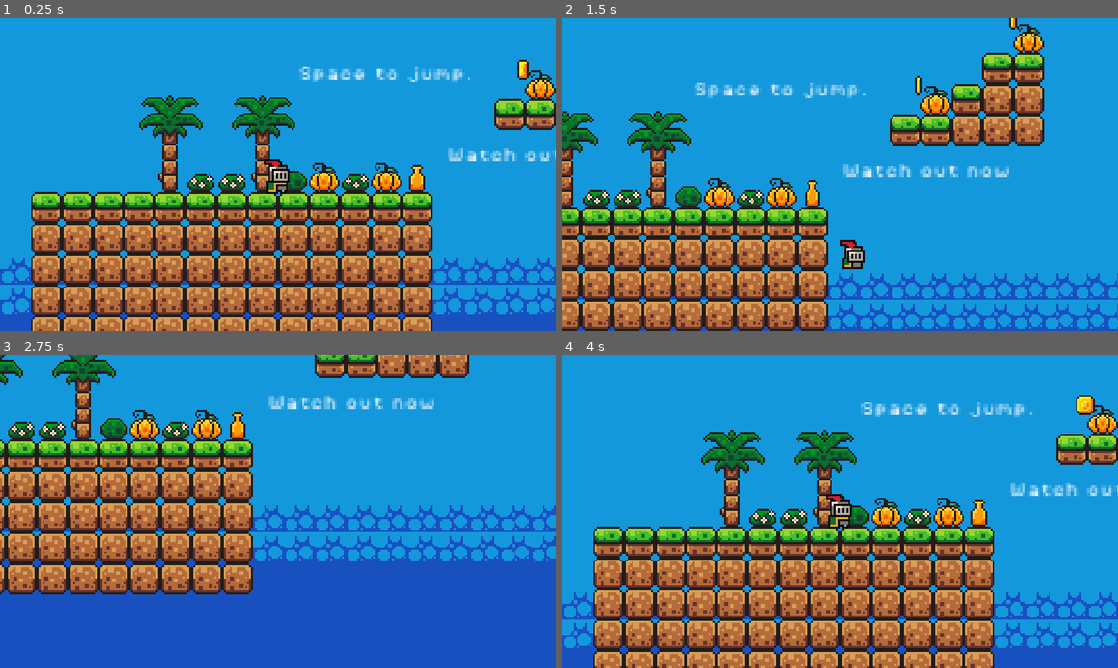
Above: before the commit, frames 1-4 (two rows, left to right).
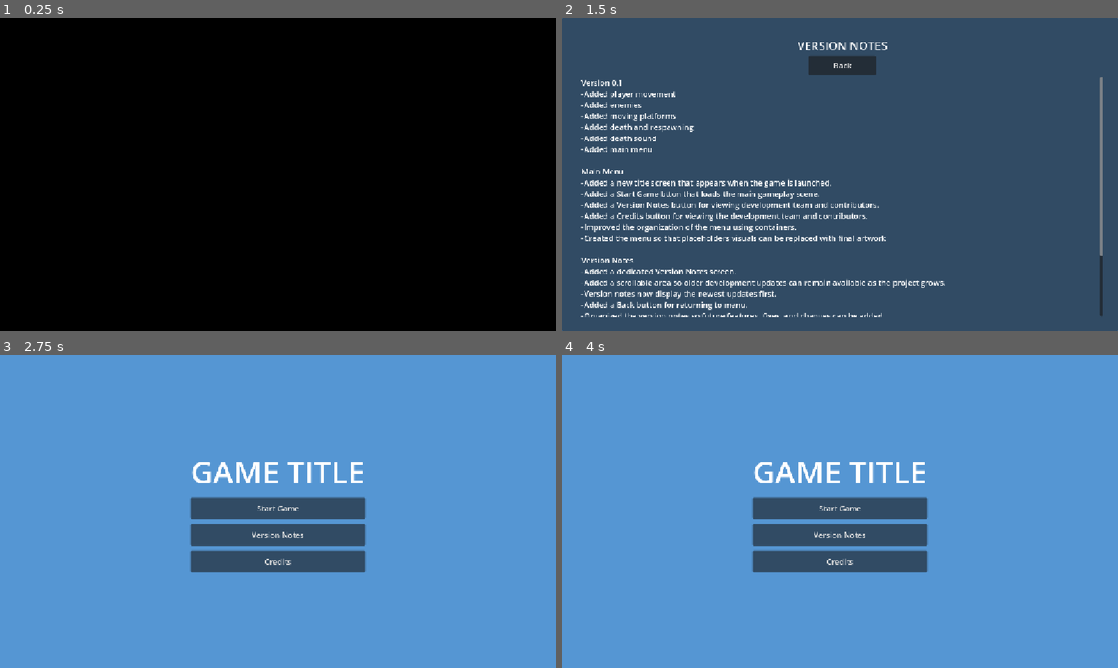
Above: after the commit, the same moments.

Repository: jrhagerty/first-game
Game: Godot game, scene res://scenes/splash_screen.tscn
Same seed, same stepped clock (60 frames per second), same inputs: the game is played once before the commit and once after it. Before the commit the project starts from res://scenes/game.tscn. Video files are missing from this copy of the repository; at most half a second of black plays in their place.
Inputs (mouse positions are in pixels of both pictures, inside the frame that each line leads up to):
- Up to frame 1 (0.25 s): no input
- Up to frame 2 (1.5 s): move the mouse to (962, 158) at 0.52 s; hold D (move_right) 0.53-1.25 s; tap Space (Jump) at 0.77 s; click (840, 196) at 1.25 s, where only the run after the commit has a clickable "Version Notes"
- Up to frame 3 (2.75 s): click (278, 401) at 2 s, where only the run after the commit has a clickable "Back"
- Up to frame 4 (4 s): click (840, 561) at 2.75 s, where only the run after the commit has a clickable "Credits"; click (840, 383) at 3.5 s, where only the run after the commit has a clickable "Back"

The runs differ from the first frame. In frame 1, 100% of the frame differs, in the area x 0-100%, y 0-100%; in frame 2, 100%; in frame 3, 100%; in frame 4, 100%.

Commit message:
Add main menu, credits, version notes, and UI sounds

Diff:
--- a/default_bus_layout.tres
+++ b/default_bus_layout.tres
@@ -5,11 +5,11 @@
 bus/1/solo = false
 bus/1/mute = false
 bus/1/bypass_fx = false
-bus/1/volume_db = -11.951987
+bus/1/volume_db = -33.332684
 bus/1/send = &"Master"
 bus/2/name = &"SFX"
 bus/2/solo = false
 bus/2/mute = false
 bus/2/bypass_fx = false
-bus/2/volume_db = 0.0
+bus/2/volume_db = -11.305782
 bus/2/send = &"Master"
--- a/project.godot
+++ b/project.godot
@@ -11,7 +11,7 @@
 [application]
 
 config/name="First Game"
-run/main_scene="uid://c66f2tiagg1sr"
+run/main_scene="uid://bh2ogfloaj5pw"
 config/features=PackedStringArray("4.7", "Forward Plus")
 config/icon="res://icon.svg"
 
--- /dev/null
+++ b/scenes/main_menu.tscn
@@ -0,0 +1,241 @@
+[gd_scene format=3 uid="uid://cq4s2c577g325"]
+
+[ext_resource type="Script" uid="uid://bjxslt5t6t0x6" path="res://scripts/main_menu.gd" id="1_l6cm7"]
+[ext_resource type="AudioStream" uid="uid://dqwja0rwrwwl5" path="res://assets/sounds/hover.mp3" id="2_ekxnf"]
+[ext_resource type="AudioStream" uid="uid://bw8uohm51rwgg" path="res://assets/sounds/confirm.mp3" id="3_bqqt6"]
+[ext_resource type="AudioStream" uid="uid://coelgqd24hmiy" path="res://assets/sounds/backsound.mp3" id="4_wu84c"]
+[ext_resource type="AudioStream" uid="uid://bpoithyhqngpy" path="res://assets/sounds/Version notes and credits.mp3" id="5_8ln24"]
+
+[node name="MainMenu" type="Control" unique_id=815951428]
+layout_mode = 3
+anchors_preset = 15
+anchor_right = 1.0
+anchor_bottom = 1.0
+grow_horizontal = 2
+grow_vertical = 2
+script = ExtResource("1_l6cm7")
+
+[node name="Background" type="ColorRect" parent="." unique_id=1110487554]
+layout_mode = 1
+anchors_preset = 15
+anchor_right = 1.0
+anchor_bottom = 1.0
+grow_horizontal = 2
+grow_vertical = 2
+color = Color(0.33333334, 0.5882353, 0.827451, 1)
+
+[node name="MenuContainer" type="CenterContainer" parent="." unique_id=299753436]
+layout_mode = 1
+anchors_preset = 15
+anchor_right = 1.0
+anchor_bottom = 1.0
+grow_horizontal = 2
+grow_vertical = 2
+
+[node name="MenuBottons" type="VBoxContainer" parent="MenuContainer" unique_id=1060226590]
+layout_mode = 2
+theme_override_constants/separation = 10
+
+[node name="Title" type="Label" parent="MenuContainer/MenuBottons" unique_id=1629429013]
+layout_mode = 2
+theme_override_font_sizes/font_size = 64
+text = "GAME TITLE"
+
+[node name="StartGame" type="Button" parent="MenuContainer/MenuBottons" unique_id=1387456412]
+custom_minimum_size = Vector2(220, 45)
+layout_mode = 2
+text = "Start Game"
+
+[node name="VersionNotes" type="Button" parent="MenuContainer/MenuBottons" unique_id=1281390640]
+custom_minimum_size = Vector2(220, 45)
+layout_mode = 2
+text = "Version Notes"
+
+[node name="Credits" type="Button" parent="MenuContainer/MenuBottons" unique_id=193638486]
+custom_minimum_size = Vector2(220, 45)
+layout_mode = 2
+text = "Credits"
+
+[node name="VersionNotes" type="Panel" parent="." unique_id=2023763769]
+visible = false
+layout_mode = 1
+anchors_preset = 15
+anchor_right = 1.0
+anchor_bottom = 1.0
+grow_horizontal = 2
+grow_vertical = 2
+
+[node name="VersionMargins" type="MarginContainer" parent="VersionNotes" unique_id=6898606]
+layout_mode = 1
+anchors_preset = 15
+anchor_right = 1.0
+anchor_bottom = 1.0
+grow_horizontal = 2
+grow_vertical = 2
+theme_override_constants/margin_left = 40
+theme_override_constants/margin_top = 40
+theme_override_constants/margin_right = 30
+theme_override_constants/margin_bottom = 30
+
+[node name="VersionNotesContent" type="VBoxContainer" parent="VersionNotes/VersionMargins" unique_id=528214822]
+layout_mode = 2
+
+[node name="VersionTitle" type="Label" parent="VersionNotes/VersionMargins/VersionNotesContent" unique_id=1220811486]
+layout_mode = 2
+theme_override_font_sizes/font_size = 24
+text = "VERSION NOTES"
+horizontal_alignment = 1
+
+[node name="BackCenter" type="CenterContainer" parent="VersionNotes/VersionMargins/VersionNotesContent" unique_id=368602735]
+layout_mode = 2
+
+[node name="VersionBackButton" type="Button" parent="VersionNotes/VersionMargins/VersionNotesContent/BackCenter" unique_id=2021471174]
+custom_minimum_size = Vector2(140, 40)
+layout_mode = 2
+text = "Back"
+
+[node name="VersionScroll" type="ScrollContainer" parent="VersionNotes/VersionMargins/VersionNotesContent" unique_id=1835411152]
+layout_mode = 2
+size_flags_vertical = 3
+horizontal_scroll_mode = 0
+
+[node name="VersionText" type="RichTextLabel" parent="VersionNotes/VersionMargins/VersionNotesContent/VersionScroll" unique_id=1415664694]
+layout_mode = 2
+size_flags_horizontal = 3
+bbcode_enabled = true
+text = "Version 0.1
+-Added player movement
+-Added enemies
+-Added moving platforms
+-Added death and respawning
+-Added death sound
+-Added main menu
+
+Main Menu
+-Added a new title screen that appears when the game is launched.
+-Added a Start Game btton that loads the main gameplay scene.
+-Added a Version Notes button for viewing development team and contributors.
+-Added a Credits button for viewing the development team and contributors.
+-Improved the organization of the menu using containers.
+-Created the menu so that placeholders visuals can be replaced with final artwork
+
+Version Notes
+-Added a dedicated Version Notes screen.
+-Added a scrollable area so older development updates can remain available as the project grows.
+-Version notes now display the newest updates first.
+-Added a Back button for returning to menu.
+-Organized the version notes so future features, fixes, and changes can be added.
+
+Credits
+-Added a credits screen.
+-Added Vertically scrolling movie-style credits.
+-Added support for longer credit lists as more people contribute.
+-Added a fixed Back button that remains available.
+-The credits can be expanded later with roles, artwork, and other information"
+fit_content = true
+
+[node name="CreditsPanel" type="Panel" parent="." unique_id=1177646592]
+visible = false
+layout_mode = 1
+anchors_preset = 15
+anchor_right = 1.0
+anchor_bottom = 1.0
+grow_horizontal = 2
+grow_vertical = 2
+
+[node name="CreditMargins" type="MarginContainer" parent="CreditsPanel" unique_id=419900469]
+layout_mode = 1
+anchors_preset = 15
+anchor_right = 1.0
+anchor_bottom = 1.0
+grow_horizontal = 2
+grow_vertical = 2
+theme_override_constants/margin_left = 40
+theme_override_constants/margin_top = 40
+theme_override_constants/margin_right = 30
+theme_override_constants/margin_bottom = 30
+
+[node name="CreditsContent" type="VBoxContainer" parent="CreditsPanel/CreditMargins" unique_id=2131094663]
+layout_mode = 2
+
+[node name="BackCenter" type="CenterContainer" parent="CreditsPanel/CreditMargins/CreditsContent" unique_id=281052559]
+layout_mode = 2
+
+[node name="CreditBackButton" type="Button" parent="CreditsPanel/CreditMargins/CreditsContent/BackCenter" unique_id=1650287617]
+custom_minimum_size = Vector2(140, 40)
+layout_mode = 2
+text = "Back"
+
+[node name="CreditsScroll" type="ScrollContainer" parent="CreditsPanel/CreditMargins/CreditsContent" unique_id=1829453988]
+layout_mode = 2
+size_flags_vertical = 3
+horizontal_scroll_mode = 0
+
+[node name="ScrollMargin" type="MarginContainer" parent="CreditsPanel/CreditMargins/CreditsContent/CreditsScroll" unique_id=915740016]
+layout_mode = 2
+size_flags_horizontal = 3
+theme_override_constants/margin_left = 40
+theme_override_constants/margin_top = 40
+theme_override_constants/margin_right = 20
+theme_override_constants/margin_bottom = 20
+
+[node name="RichTextLabel" type="RichTextLabel" parent="CreditsPanel/CreditMargins/CreditsContent/CreditsScroll/ScrollMargin" unique_id=1446894559]
+layout_mode = 2
+text = "Credits
+
+Programming
+
+
+Jack Hagerty
+
+
+
+
+Art
+
+
+
+Artst
+
+
+
+
+
+Audi
+
+
+
+AUDIO
+
+SPECIAL THANKS
+
+WORCESTER POLYTECHNIC INSTITUTE
+
+THANK YOU FOR PLAYING"
+fit_content = true
+scroll_active = false
+
+[node name="Hover" type="AudioStreamPlayer" parent="." unique_id=1249968220]
+stream = ExtResource("2_ekxnf")
+bus = &"SFX"
+
+[node name="Click" type="AudioStreamPlayer" parent="." unique_id=1956319303]
+stream = ExtResource("3_bqqt6")
+bus = &"SFX"
+
+[node name="Back" type="AudioStreamPlayer" parent="." unique_id=1718285847]
+stream = ExtResource("4_wu84c")
+bus = &"SFX"
+
+[node name="Version and Credit" type="AudioStreamPlayer" parent="." unique_id=541498788]
+stream = ExtResource("5_8ln24")
+bus = &"SFX"
+
+[connection signal="mouse_entered" from="MenuContainer/MenuBottons/StartGame" to="." method="_on_start_game_mouse_entered"]
+[connection signal="pressed" from="MenuContainer/MenuBottons/StartGame" to="." method="_on_start_game_pressed"]
+[connection signal="mouse_entered" from="MenuContainer/MenuBottons/VersionNotes" to="." method="_on_version_notes_mouse_entered"]
+[connection signal="pressed" from="MenuContainer/MenuBottons/VersionNotes" to="." method="_on_version_notes_pressed"]
+[connection signal="mouse_entered" from="MenuContainer/MenuBottons/Credits" to="." method="_on_credits_mouse_entered"]
+[connection signal="pressed" from="MenuContainer/MenuBottons/Credits" to="." method="_on_credits_pressed"]
+[connection signal="pressed" from="VersionNotes/VersionMargins/VersionNotesContent/BackCenter/VersionBackButton" to="." method="_on_version_back_button_pressed"]
+[connection signal="pressed" from="CreditsPanel/CreditMargins/CreditsContent/BackCenter/CreditBackButton" to="." method="_on_credit_back_button_pressed"]
--- a/scenes/player.tscn
+++ b/scenes/player.tscn
@@ -190,3 +190,4 @@
 [node name="JumpSound" type="AudioStreamPlayer2D" parent="." unique_id=621515268]
 stream = ExtResource("3_qhqgy")
 volume_db = -12.552
+bus = &"SFX"
--- /dev/null
+++ b/scenes/splash_screen.tscn
@@ -0,0 +1,39 @@
+[gd_scene format=3 uid="uid://bh2ogfloaj5pw"]
+
+[ext_resource type="VideoStream" uid="uid://d1vnt0no3txgb" path="res://assets/Videos/splash.ogv" id="1_n4g2v"]
+[ext_resource type="Script" uid="uid://yha4blo7x0tj" path="res://scripts/splash_video.gd" id="2_hsxvm"]
+
+[node name="SplashScreen" type="Control" unique_id=1974020738]
+layout_mode = 3
+anchors_preset = 15
+anchor_right = 1.0
+anchor_bottom = 1.0
+grow_horizontal = 2
+grow_vertical = 2
+
+[node name="Background" type="ColorRect" parent="." unique_id=1966217653]
+layout_mode = 1
+anchors_preset = 15
+anchor_right = 1.0
+anchor_bottom = 1.0
+grow_horizontal = 2
+grow_vertical = 2
+color = Color(0, 0, 0, 1)
+
+[node name="AspectRatioContainer" type="AspectRatioContainer" parent="." unique_id=291784560]
+layout_mode = 1
+anchors_preset = 15
+anchor_right = 1.0
+anchor_bottom = 1.0
+grow_horizontal = 2
+grow_vertical = 2
+ratio = 0.99
+
+[node name="SplashVideo" type="VideoStreamPlayer" parent="AspectRatioContainer" unique_id=37583221]
+layout_mode = 2
+stream = ExtResource("1_n4g2v")
+autoplay = true
+expand = true
+script = ExtResource("2_hsxvm")
+
+[connection signal="finished" from="AspectRatioContainer/SplashVideo" to="AspectRatioContainer/SplashVideo" method="_on_finished"]
--- /dev/null
+++ b/scripts/main_menu.gd
@@ -0,0 +1,56 @@
+extends Control
+
+@onready var credits_scroll: ScrollContainer = $CreditsPanel/CreditMargins/CreditsContent/CreditsScroll
+@onready var version_scroll: ScrollContainer = $VersionNotes/VersionMargins/VersionNotesContent/VersionScroll
+@onready var hover: AudioStreamPlayer = $Hover
+@onready var click: AudioStreamPlayer = $Click
+@onready var back: AudioStreamPlayer = $Back
+@onready var version_and_credit: AudioStreamPlayer = $"Version and Credit"
+
+var credits_scroll_position := 0.0
+var credits_scroll_speed := 35.0
+var credits_scrolling := false
+
+func _process(delta):
+	if credits_scrolling:
+		credits_scroll_position += credits_scroll_speed * delta
+		credits_scroll.scroll_vertical = int(credits_scroll_position)
+
+func _on_start_game_pressed() -> void:
+	click.play()
+	get_tree().change_scene_to_file("res://scenes/game.tscn")
+
+func _on_version_notes_pressed() -> void:
+	version_and_credit.play()
+	$MenuContainer.hide()
+	$VersionNotes.show()
+
+func _on_credits_pressed() -> void:
+	version_and_credit.play()
+	$MenuContainer.hide()
+	$CreditsPanel.show()
+	credits_scroll_position = 0.0
+	credits_scroll.scroll_vertical = 0
+	credits_scrolling = true
+
+func _on_version_back_button_pressed() -> void:
+	back.play()
+	$VersionNotes.hide()
+	$MenuContainer.show()
+	await get_tree().process_frame
+	version_scroll.scroll_vertical = 0
+
+func _on_credit_back_button_pressed() -> void:
+	back.play()
+	credits_scrolling = false
+	$CreditsPanel.hide()
+	$MenuContainer.show()
+
+func _on_start_game_mouse_entered() -> void:
+	hover.play()
+
+func _on_version_notes_mouse_entered() -> void:
+	hover.play()
+
+func _on_credits_mouse_entered() -> void:
+	hover.play()
--- /dev/null
+++ b/scripts/splash_video.gd
@@ -0,0 +1,4 @@
+extends Control
+
+func _on_finished() -> void:
+	get_tree().change_scene_to_file("res://scenes/main_menu.tscn")
Not shown, added: assets/Videos/splash.ogv.uid
Not shown, added: assets/sounds/Version notes and credits.mp3.import
Not shown, added: assets/sounds/backsound.mp3.import
Not shown, added: assets/sounds/confirm.mp3.import
Not shown, added: assets/sounds/hover.mp3.import
Not shown, added: scripts/main_menu.gd.uid
Not shown, added: scripts/splash_video.gd.uid
Not shown, added: assets/Videos/splash.ogv
Not shown, added: assets/sounds/Version notes and credits.mp3
Not shown, added: assets/sounds/backsound.mp3
Not shown, added: assets/sounds/confirm.mp3
Not shown, added: assets/sounds/hover.mp3
